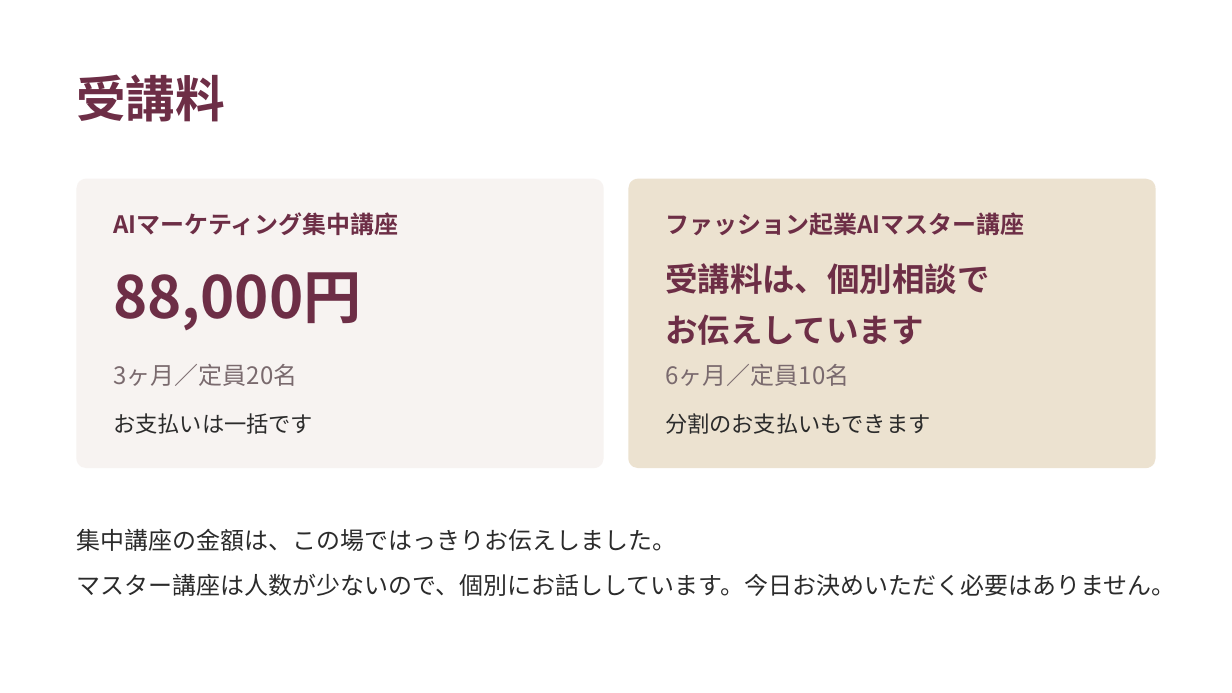
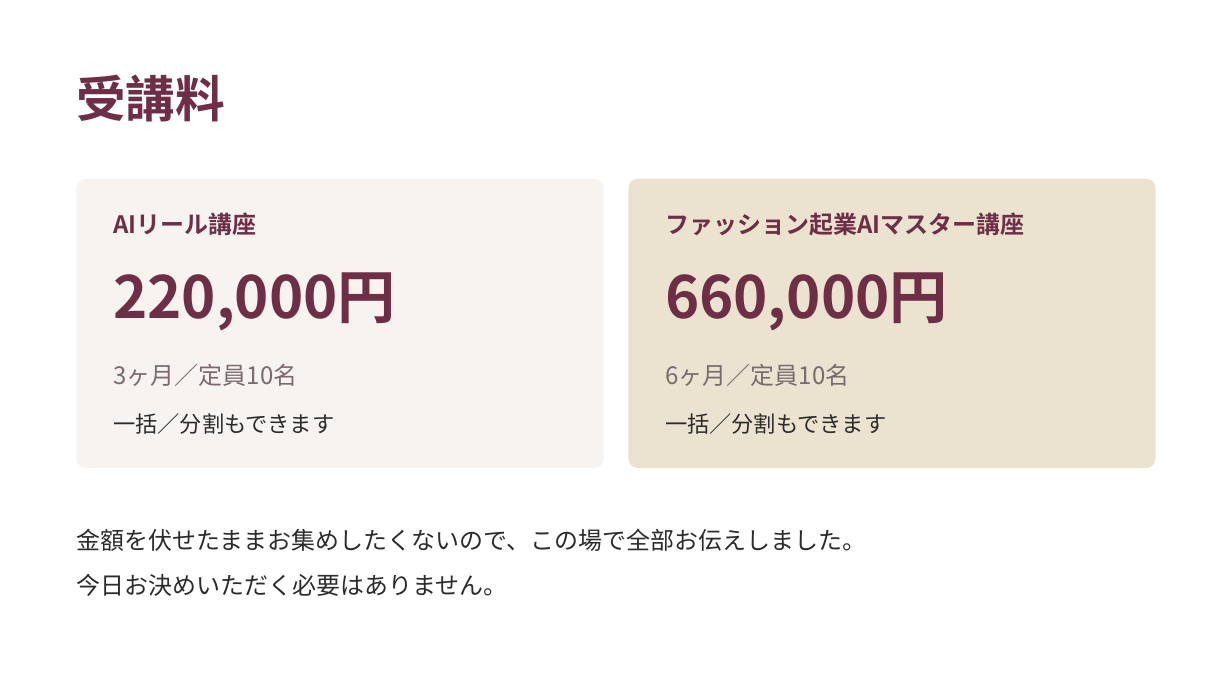
Before and after one commit to fashio17/potential-lamp, a slide deck: slide 23 of 運用/スライド/説明会_20260916.pptx. Drawn at 1232x693 pixels with LibreOffice and Linux fonts; fonts in the diff are those of the drawing. Boxes give left, top, right and bottom in pixels: in the first picture for what was removed or moved away, otherwise in the second. Text is boxed around its words. In the diff, an @@ line names an element or a change of style, - is before the commit and + after.

```diff
--- a/運用/スライド/説明会_20260916.pptx
+++ b/運用/スライド/説明会_20260916.pptx
@@ text at <box>113,212,256,235</box>: text changed @@
-AIマーケティング集中講座
+AIリール講座
@@ text at <box>113,272,396,330</box>: text changed @@
-88,000円
+220,000円
@@ text at <box>665,272,948,330</box>: text changed; size 19 to 34 pt @@
-受講料は、個別相談で
-お伝えしています
+660,000円
@@ text at <box>113,364,297,386</box>: text changed @@
-3ヶ月／定員20名
+3ヶ月／定員10名
@@ text at <box>113,413,334,434</box>: text changed @@
-お支払いは一括です
+一括／分割もできます
@@ text at <box>665,413,886,434</box>: text changed @@
-分割のお支払いもできます
+一括／分割もできます
@@ text at <box>76,529,866,596</box>: text changed @@
-集中講座の金額は、この場ではっきりお伝えしました。
-マスター講座は人数が少ないので、個別にお話ししています。今日お決めいただく必要はありません。
+金額を伏せたままお集めしたくないので、この場で全部お伝えしました。
+今日お決めいただく必要はありません。
```
Also in this commit, not shown: 5 other slides changed, 3 other files.
